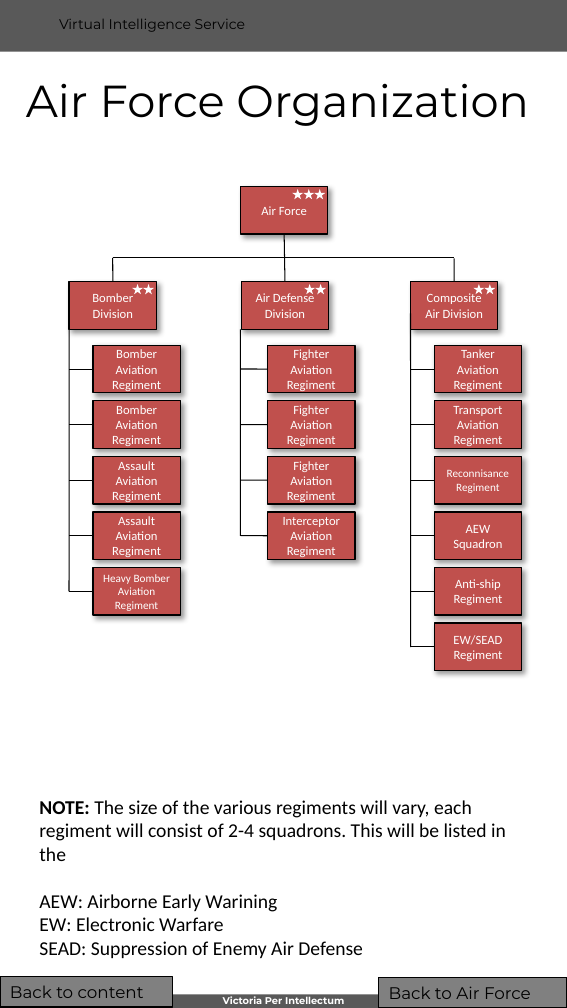
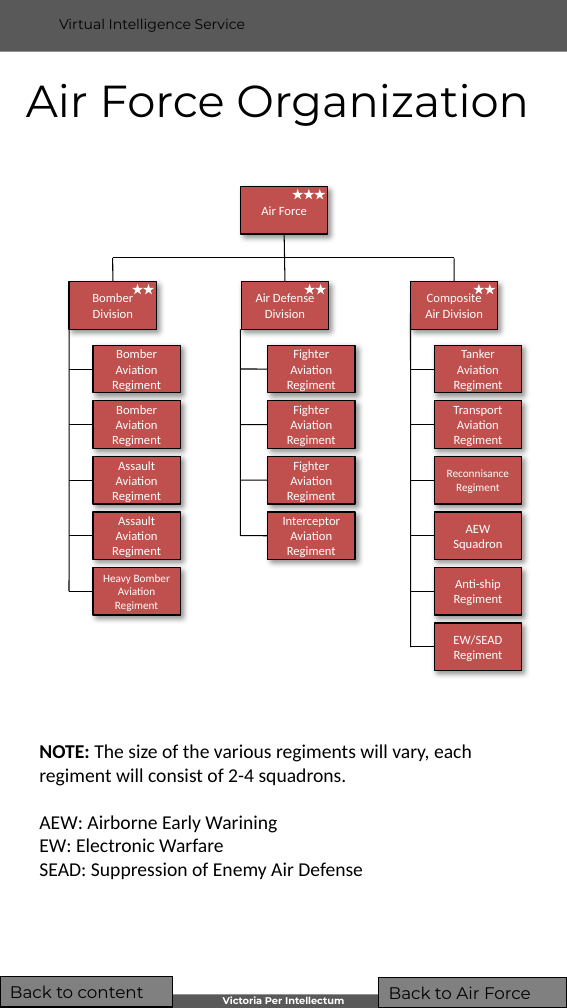
Before and after one commit to 132nd-vWing/VIS, a slide deck: slide 10 of BASIC/WIP/VIS Generic_Order_of_Battle - Air Forces.pptx. Drawn at 567x1008 pixels with LibreOffice and Linux fonts; fonts in the diff are those of the drawing; background and template pictures are left out. Boxes give left, top, right and bottom in pixels: in the first picture for what was removed or moved away, otherwise in the second. Text is boxed around its words. In the diff, an @@ line names an element or a change of style, - is before the commit and + after.

```diff
--- a/BASIC/WIP/VIS Generic_Order_of_Battle - Air Forces.pptx
+++ b/BASIC/WIP/VIS Generic_Order_of_Battle - Air Forces.pptx
@@ text "NOTE: The size of the ...": place and size @@
-text "NOTE: The size of the ..." at [39, 800, 506, 958]
+text "NOTE: The size of the ..." at [39, 744, 472, 879]
@@ text at [39, 744, 472, 786]: text changed @@
-NOTE: The size of the various regiments will vary, each regiment will consist of 2-4 squadrons. This will be listed in the
+NOTE: The size of the various regiments will vary, each regiment will consist of 2-4 squadrons.
```
Also in this commit, not shown: 8 other slides changed, 10 slides removed, 14 other files.
